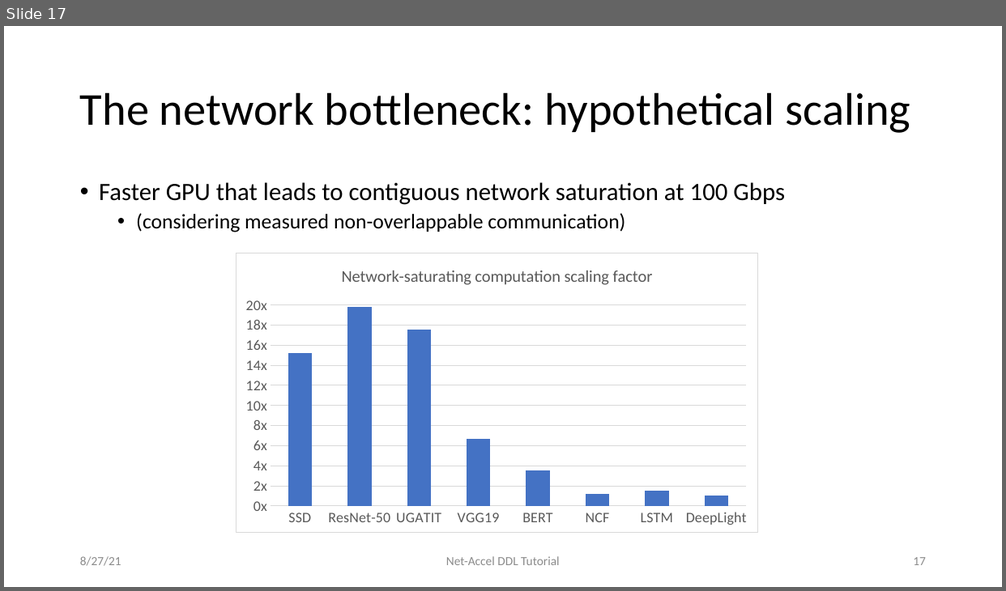
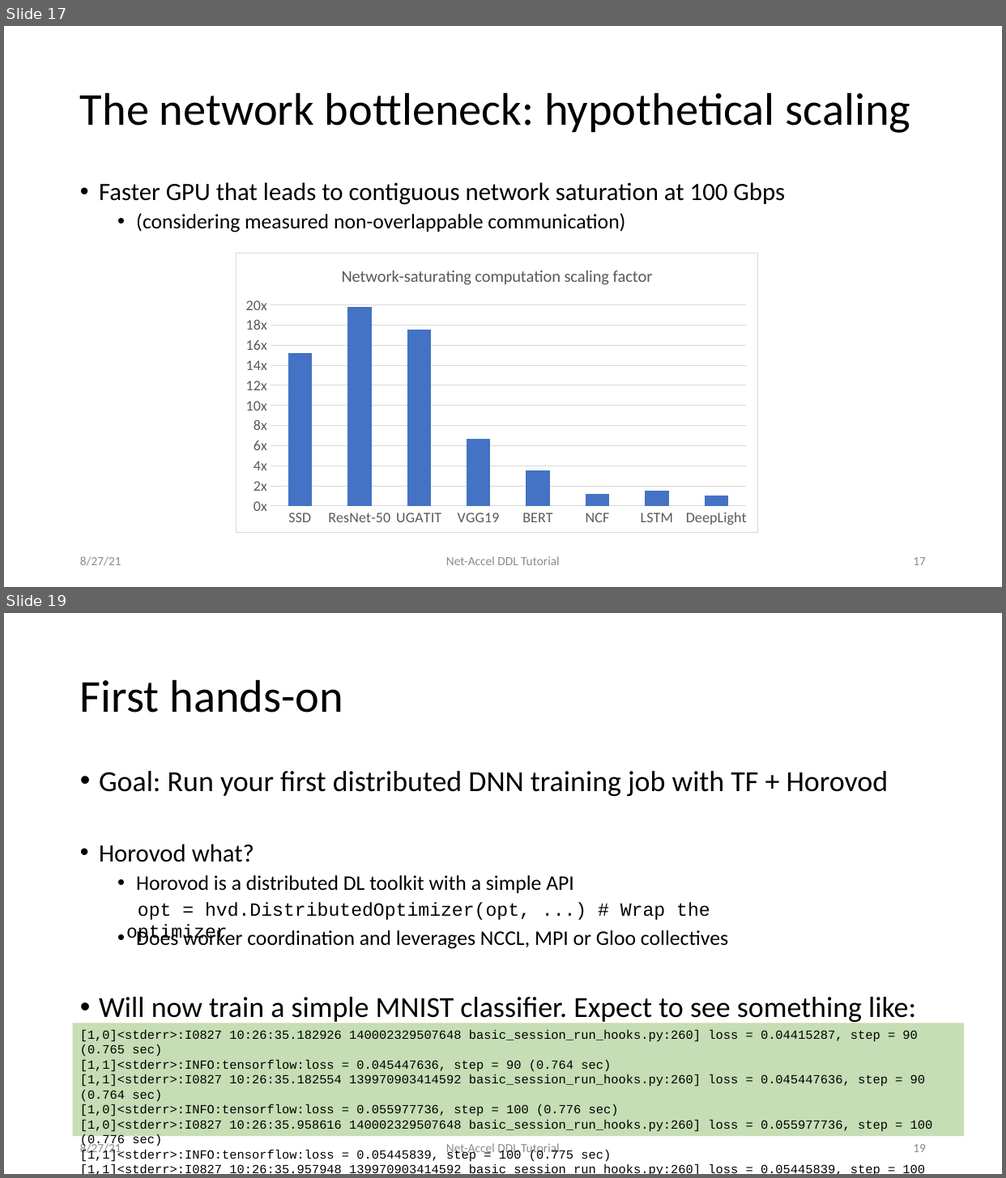
Before and after one commit to sands-lab/net-accel-dl-tutorial-sigcomm21, a slide deck: 1-intro.pptx. Shown one above the other, each under a label of ours: slide 17 before the commit, slides 17 and 19 after it; the slides between them are not shown. The pictures are 1006x591 and 1006x1178 pixels, drawn with LibreOffice and Linux fonts; fonts in the diff are those of the drawing. Boxes give left, top, right and bottom in pixels: in the first picture for what was removed or moved away, otherwise in the second. Text is boxed around its words. In the diff, an @@ line names an element or a change of style, - is before the commit and + after.

```diff
--- a/1-intro.pptx
+++ b/1-intro.pptx
@@ slide 19 added at (4,613,1002,1174), background #FFFFFF @@
@@ title added at (80,679,344,713), 44 pt, text #000000 @@
+First hands-on
@@ text added at (99,771,916,1024), 28 pt, text #000000 @@
+• Goal: Run your first distributed DNN training job with TF + Horovod
+• Horovod what?
+  • Horovod is a distributed DL toolkit with a simple API
+  • Does worker coordination and leverages NCCL, MPI or Gloo collectives
+• Will now train a simple MNIST classifier. Expect to see something like:
@@ text added at (126,902,710,944), 18 pt, text #000000 @@
+opt = hvd.DistributedOptimizer(opt, ...) # Wrap the optimizer
@@ rectangle added at (73,1023,965,1136), fill #70AD47 at 40% opacity @@
@@ text added at (80,1030,933,1174), 12 pt, text #000000 @@
+[1,0]<stderr>:I0827 10:26:35.182926 140002329507648 basic_session_run_hooks.py:260] loss = 0.04415287, step = 90 (0.765 sec)
+[1,1]<stderr>:INFO:tensorflow:loss = 0.045447636, step = 90 (0.764 sec)
+[1,1]<stderr>:I0827 10:26:35.182554 139970903414592 basic_session_run_hooks.py:260] loss = 0.045447636, step = 90 (0.764 sec)
+[1,0]<stderr>:INFO:tensorflow:loss = 0.055977736, step = 100 (0.776 sec)
+[1,0]<stderr>:I0827 10:26:35.958616 140002329507648 basic_session_run_hooks.py:260] loss = 0.055977736, step = 100 (0.776 sec)
+[1,1]<stderr>:INFO:tensorflow:loss = 0.05445839, step = 100 (0.775 sec)
+[1,1]<stderr>:I0827 10:26:35.957948 139970903414592 basic_session_run_hooks.py:260] loss = 0.05445839, step = 100 (0.775 sec)
@@ text added at (80,1142,121,1157), 12 pt, text #8C8C8C @@
+8/27/21
@@ text added at (446,1144,559,1157), 12 pt, text #8C8C8C @@
+Net-Accel DDL Tutorial
@@ page number added at (913,1144,926,1152), 12 pt, text #8C8C8C @@
+19
```
Also in this commit, not shown: 1 slide changed, 1 other slide added.
